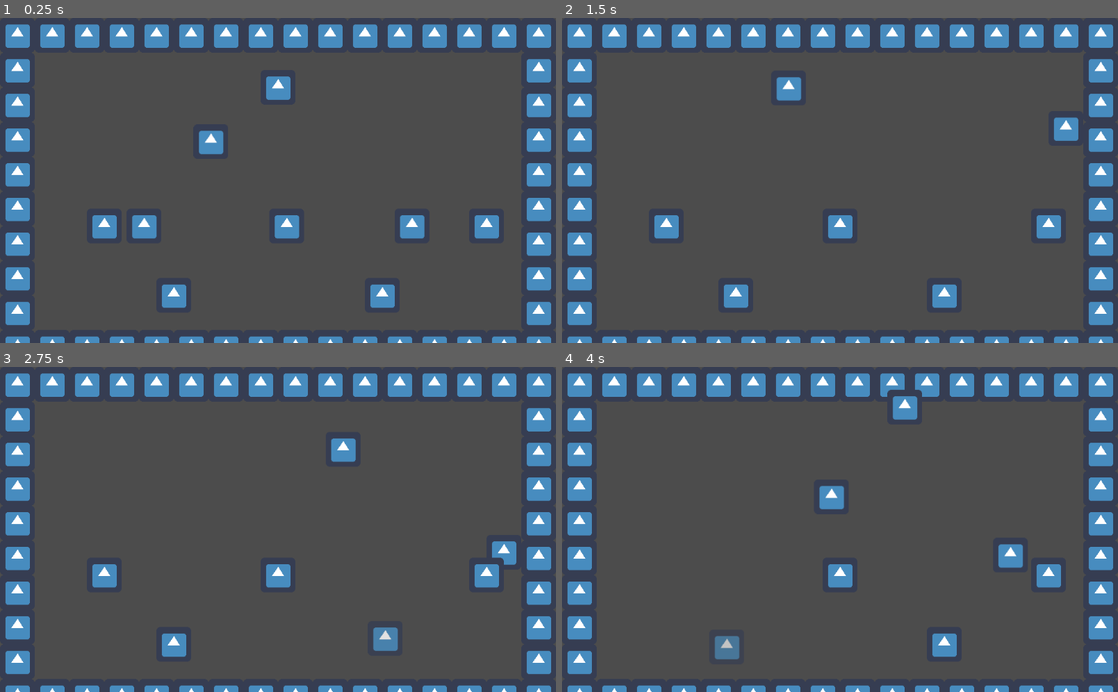
Above: before the commit, frames 1-4 (two rows, left to right).
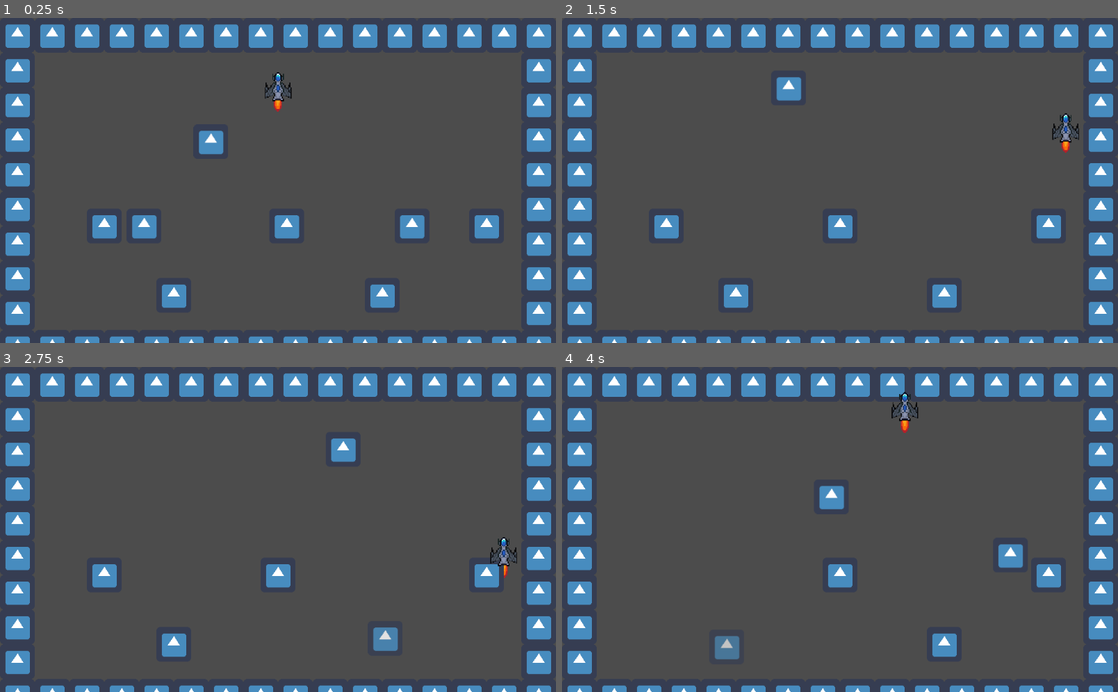
Above: after the commit, the same moments.

Repository: JoseTMonagas/ldjam48
Game: Godot game, scene res://src/main.tscn
Two runs of this game, one before a commit and one after it. Both use one fixed random seed, a clock stepped at 60 frames per second and the inputs below. The engine's default icon, where the game draws it, is replaced by a stand-in: a white triangle on a blue panel in a dark square.
Inputs:
- Up to frame 1 (0.25 s): no input
- Up to frame 2 (1.5 s): tap Enter (ui_accept) at 0.5, 0.77 s; hold Right (ui_right) 0.53-1.28 s; hold Down (ui_down) from 1.28 s (still down)
- Up to frame 3 (2.75 s): tap Enter (ui_accept) at 1.52 s; release Down (ui_down) at 2.03 s; hold Right (ui_right) from 2.03 s (still down)
- Up to frame 4 (4 s): release Right (ui_right) at 2.78 s; hold Up (ui_up) 2.78-3.53 s; tap Enter (ui_accept) at 3.02, 3.77 s; hold Left (ui_left) from 3.53 s (still down)

The runs differ from the first frame. In frame 1, 0.4% of the frame differs, in the area x 47-53%, y 16-29%; in frame 2, 0.4%; in frame 3, 0.4%; in frame 4, 0.5%, in the area x 58-65%, y 7-21%.

Commit message:
ADDed spaceship & thrust assets to player

Diff:
--- a/src/player/player.tscn
+++ b/src/player/player.tscn
@@ -1,12 +1,41 @@
-[gd_scene load_steps=6 format=2]
+[gd_scene load_steps=13 format=2]
 
-[ext_resource path="res://icon.png" type="Texture" id=1]
+[ext_resource path="res://assets/SpaceShip.png" type="Texture" id=1]
 [ext_resource path="res://src/player/player.gd" type="Script" id=2]
 [ext_resource path="res://vfx/hit.tres" type="Animation" id=3]
 [ext_resource path="res://vfx/hit.tscn" type="PackedScene" id=4]
+[ext_resource path="res://assets/Thrust.png" type="Texture" id=5]
 
 [sub_resource type="RectangleShape2D" id=1]
 extents = Vector2( 32, 10 )
+
+[sub_resource type="AtlasTexture" id=2]
+atlas = ExtResource( 5 )
+region = Rect2( 0, 0, 32, 32 )
+
+[sub_resource type="AtlasTexture" id=3]
+atlas = ExtResource( 5 )
+region = Rect2( 32, 0, 32, 32 )
+
+[sub_resource type="AtlasTexture" id=4]
+atlas = ExtResource( 5 )
+region = Rect2( 64, 0, 32, 32 )
+
+[sub_resource type="AtlasTexture" id=5]
+atlas = ExtResource( 5 )
+region = Rect2( 96, 0, 32, 32 )
+
+[sub_resource type="AtlasTexture" id=6]
+atlas = ExtResource( 5 )
+region = Rect2( 128, 0, 32, 32 )
+
+[sub_resource type="SpriteFrames" id=7]
+animations = [ {
+"frames": [ SubResource( 2 ), SubResource( 3 ), SubResource( 4 ), SubResource( 5 ), SubResource( 6 ) ],
+"loop": true,
+"name": "Normal",
+"speed": 15.0
+} ]
 
 [node name="Player" type="KinematicBody2D"]
 collision_layer = 2
@@ -19,9 +48,18 @@
 anims/hit = ExtResource( 3 )
 
 [node name="Sprite" type="Sprite" parent="."]
+scale = Vector2( 1.75, 1.75 )
+z_index = 1
 texture = ExtResource( 1 )
 
 [node name="CollisionShape2D" type="CollisionShape2D" parent="."]
 shape = SubResource( 1 )
 
 [node name="Hit" parent="." instance=ExtResource( 4 )]
+
+[node name="Thrust" type="AnimatedSprite" parent="."]
+position = Vector2( 0, 32 )
+scale = Vector2( 1.5, 1.625 )
+frames = SubResource( 7 )
+animation = "Normal"
+playing = true
Binary file added: assets/SpaceShip.png
Not shown, added: assets/SpaceShip.png.import
Binary file added: assets/Thrust.png
Not shown, added: assets/Thrust.png.import
